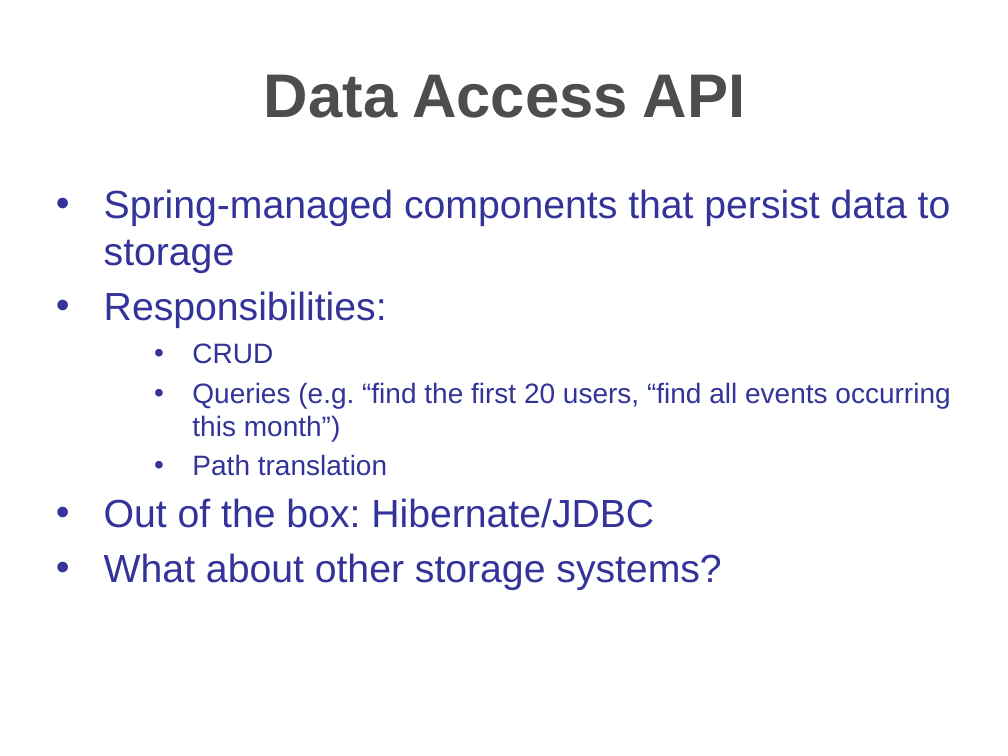
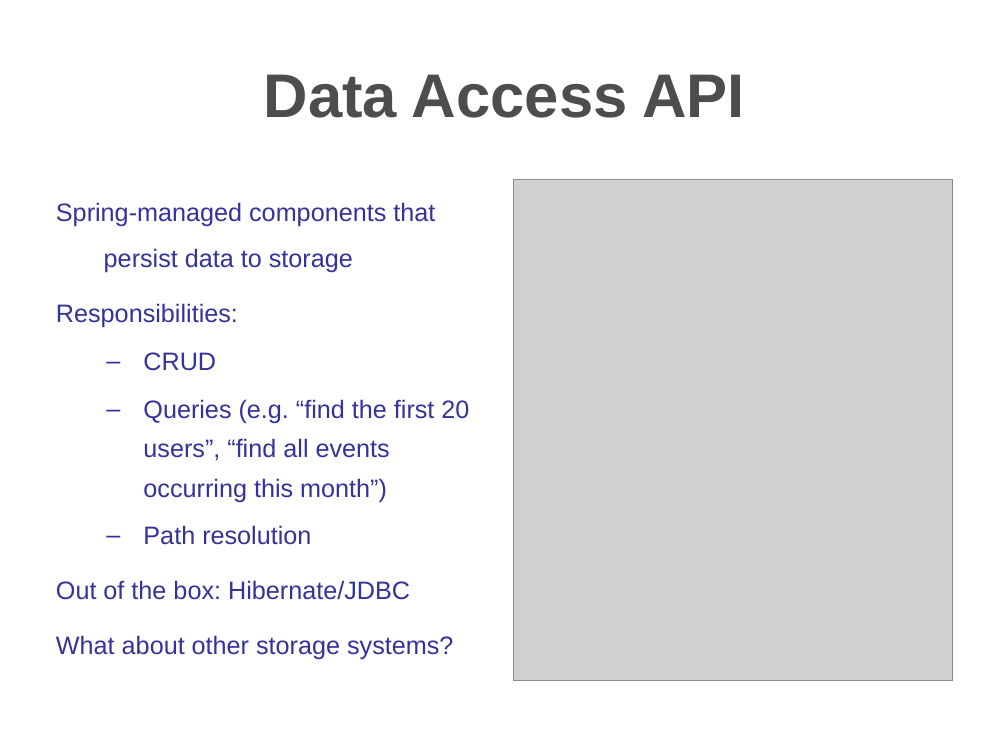
Before and after one commit to hzbarcea/cosmo, a slide deck: slide 21 of src/docs/presentations/apachecon2006.ppt (slide 14 before the commit). Drawn at 1008x756 pixels with LibreOffice and Linux fonts; fonts in the diff are those of the drawing; grey boxes stand for pictures; background and template pictures are left out. Boxes give left, top, right and bottom in pixels: in the first picture for what was removed or moved away, otherwise in the second. Text is boxed around its words. In the diff, an @@ line names an element or a change of style, - is before the commit and + after.

```diff
--- a/src/docs/presentations/apachecon2006.ppt
+++ b/src/docs/presentations/apachecon2006.ppt
@@ title "Data Access API" at (x1=264, y1=74, x2=745, y2=118): line spacing 52.4pt to 52.1pt @@
@@ picture added at (x1=514, y1=179, x2=953, y2=680) @@
@@ text at (x1=56, y1=202, x2=453, y2=660): size 28 to 18 pt in "Spring-managed components that persist data to storage", "Responsibilities:", "Out of the box: Hibernate/JDBC", "What about other storage systems?"; size 20 to 18 pt in "CRUD"; bullet • to none; line spacing 33.4pt to 33.2pt; bullet • to –; list level 3 to 2 in "CRUD"; line spacing 23.4pt to 28.1pt @@
@@ text at (x1=143, y1=399, x2=469, y2=545): text changed; size 20 to 18 pt @@
-    • Queries (e.g. “find the first 20 users, “find all events occurring this month”)
-    • Path translation
+  – Queries (e.g. “find the first 20 users”, “find all events occurring this month”)
+  – Path resolution
```
Also in this commit, not shown: 23 other slides changed, 5 slides added, 5 slides removed.
